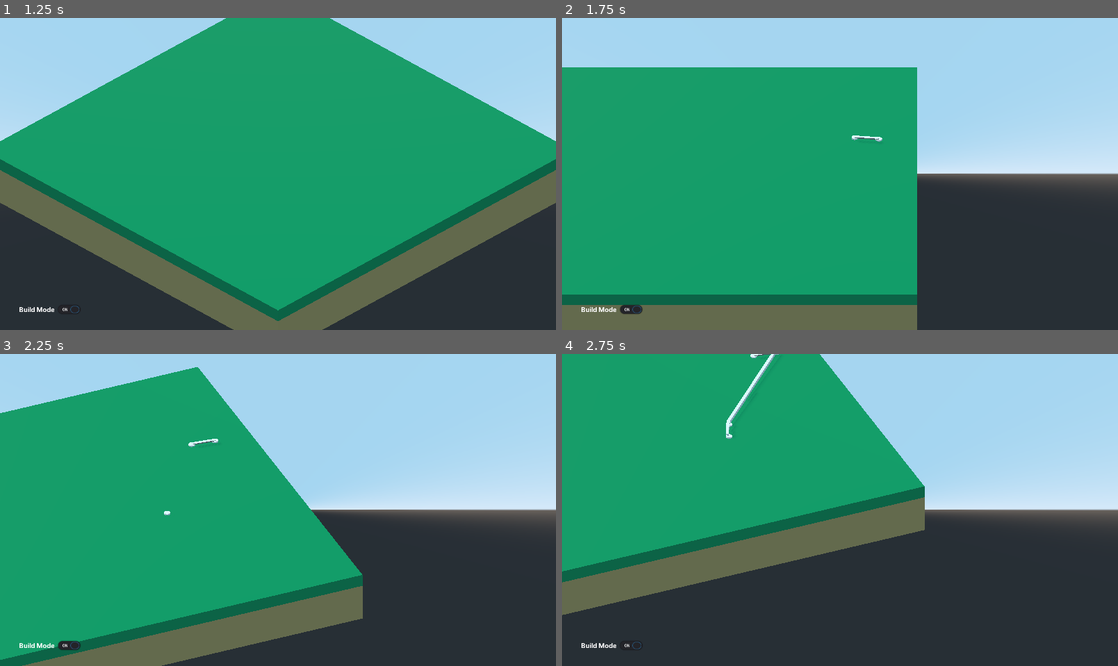
Above: before the commit, frames 1-4 (two rows, left to right).
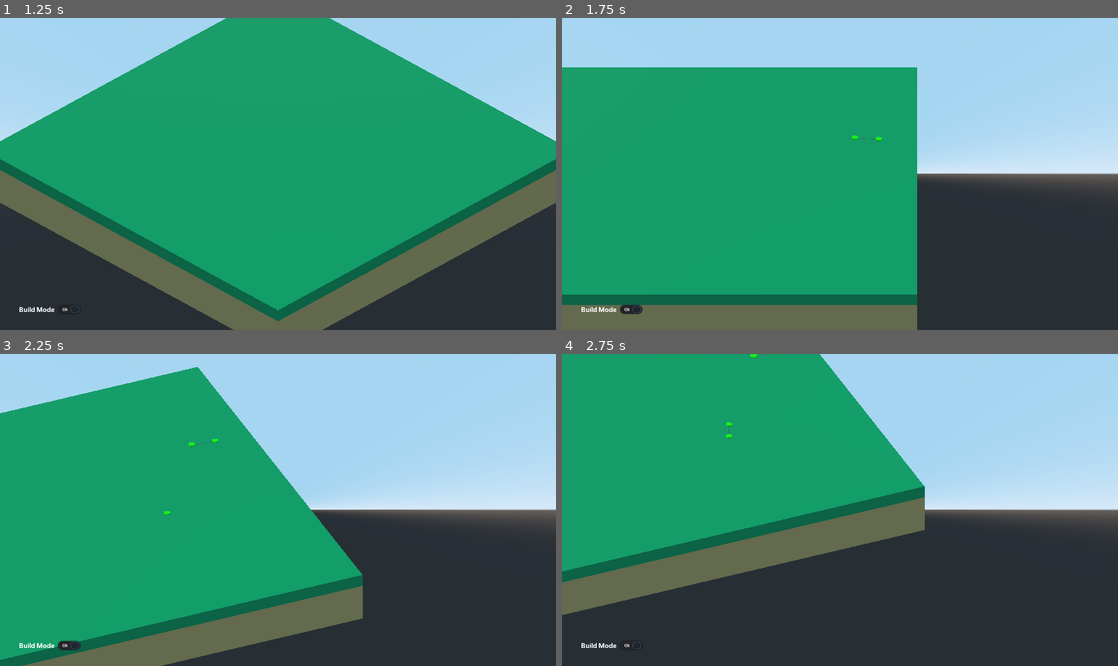
Above: after the commit, the same moments.

Repository: fmaclen/citynista
Game: Godot game, scene res://scenes/Main.tscn
Same seed, same stepped clock (60 frames per second), same inputs: the game is played once before the commit and once after it.
Inputs (mouse positions are in pixels of both pictures, inside the frame that each line leads up to):
- Up to frame 1 (1.25 s): click "Build Mode" at 0.5 s
- Up to frame 2 (1.75 s): tap Enter at 1.25 s; move the mouse to (962, 158) at 1.27 s; hold Right (ui_right) from 1.28 s (still down); hold Q (camera_rotate_left) from 1.28 s (still down); click (962, 158) at 1.42 s
- Up to frame 3 (2.25 s): move the mouse to (166, 525) at 2.02 s; release Right (ui_right) at 2.03 s; release Q (camera_rotate_left) at 2.03 s; hold Down (ui_down) from 2.03 s (still down); tap E (camera_rotate_right) at 2.1 s; click (166, 525) at 2.17 s
- Up to frame 4 (2.75 s): keep holding Down (ui_down)

Frame 1 is identical in both runs. In frame 2, less than 0.1% of the frame differs, in the area x 52-58%, y 37-40%; in frame 3, less than 0.1%; in frame 4, 0.3%, in the area x 29-39%, y 0-28%.

Commit message:
Fix creation of NetworkWays

Diff:
--- /dev/null
+++ b/assets/theme/ColorActive.tres
@@ -0,0 +1,4 @@
+[gd_resource type="SpatialMaterial" format=2]
+
+[resource]
+albedo_color = Color( 0.063425, 0.9375, 0.0975685, 1 )
--- /dev/null
+++ b/assets/theme/ColorDefault.tres
@@ -0,0 +1,4 @@
+[gd_resource type="SpatialMaterial" format=2]
+
+[resource]
+albedo_color = Color( 0.941176, 0.784314, 0.380392, 1 )
--- a/scenes/NetworkNode.tscn
+++ b/scenes/NetworkNode.tscn
@@ -1,13 +1,12 @@
 [gd_scene load_steps=5 format=2]
 
 [ext_resource path="res://scripts/NetworkNode.gd" type="Script" id=1]
+[ext_resource path="res://assets/theme/ColorActive.tres" type="Material" id=2]
 
 [sub_resource type="CylinderMesh" id=1]
 top_radius = 0.25
 bottom_radius = 0.25
 height = 0.1
-
-[sub_resource type="SpatialMaterial" id=4]
 
 [sub_resource type="BoxShape" id=3]
 extents = Vector3( 1, 0.05, 1 )
@@ -18,7 +17,7 @@
 [node name="Puck" type="MeshInstance" parent="."]
 transform = Transform( 1, 0, 0, 0, 1, 0, 0, 0, 1, 0, 0.05, 0 )
 mesh = SubResource( 1 )
-material/0 = SubResource( 4 )
+material/0 = ExtResource( 2 )
 
 [node name="CollisionShape" type="CollisionShape" parent="."]
 transform = Transform( 1, 0, 0, 0, 1, 0, 0, 0, 1, 0, 0.05, 0 )
--- a/scenes/NetworkWay.tscn
+++ b/scenes/NetworkWay.tscn
@@ -14,15 +14,4 @@
 [node name="Path" type="Path" parent="."]
 curve = SubResource( 1 )
 
-[node name="Surface" type="CSGPolygon" parent="Path"]
-polygon = PoolVector2Array( 0, 0, 0, 0.25, 0.25, 0.25, 0.01, 0 )
-mode = 2
-path_node = NodePath("..")
-path_interval_type = 0
-path_interval = 1.0
-path_simplify_angle = 0.0
-path_rotation = 2
-path_local = false
-path_continuous_u = true
-path_u_distance = 1.0
-path_joined = false
+[node name="Draw3D" type="ImmediateGeometry" parent="."]
--- a/scripts/MainMap.gd
+++ b/scripts/MainMap.gd
@@ -5,10 +5,11 @@
 onready var network_nodes: Node = network.get_child(0)
 onready var network_ways: Node = network.get_child(1)
 
-const network_node_scene: Resource = preload("res://scenes/NetworkNode.tscn")
-const network_way_scene: Resource = preload("res://scenes/NetworkWay.tscn")
+const network_node_scene: PackedScene = preload("res://scenes/NetworkNode.tscn")
+const network_way_scene: PackedScene = preload("res://scenes/NetworkWay.tscn")
 
 var is_building_mode: bool = false
+var staged_network_way: Spatial
 var network_node_origin: Area
 var network_node_destination: Area
 
@@ -23,19 +24,25 @@
 func _on_Map_input_event(_camera, event, click_position, _click_normal, _shape_idx):
 	if is_building_mode:
 		if network_node_origin == null:
-			add_new_staged_network_node(click_position)
+			add_network_node_origin(click_position)
 
 		elif network_node_origin.is_staged:
 			move_network_node(network_node_origin, click_position)
+
 			if event is InputEventMouseButton and event.button_index == BUTTON_LEFT:
 				commit_network_node(network_node_origin, click_position)
+				add_network_node_destination(click_position)
+				add_network_way()
 
 		elif network_node_destination.is_staged:
 			move_network_node(network_node_destination, click_position)
+			move_network_way()
+
 			if event is InputEventMouseButton and event.button_index == BUTTON_LEFT:
-				commit_network_node(network_node_destination, click_position)
-				add_new_network_way(network_node_origin, network_node_destination)
-				reset_network_node_positions()
+				if is_click_debounced(click_position):
+					commit_network_node(network_node_destination, click_position)
+					commit_network_way()
+					reset_network_node_positions()
 
 
 func move_network_node(node: Area, position: Vector3):
@@ -46,19 +53,20 @@
 	if is_click_debounced(position):
 		node.transform.origin = position
 		node.is_staged = false
-		add_new_staged_network_node(position)
 
 
-func add_new_staged_network_node(position):
-	var network_node = network_node_scene.instance()
-	network_node.transform.origin = position
-	network_node.is_staged = true
-	network_nodes.add_child(network_node)
+func add_network_node_origin(position):
+	network_node_origin = network_node_scene.instance()
+	network_node_origin.transform.origin = position
+	network_node_origin.is_staged = true
+	network_nodes.add_child(network_node_origin)
 
-	if network_node_origin == null:
-		network_node_origin = get_last_network_node()
-	else:
-		network_node_destination = get_last_network_node()
+
+func add_network_node_destination(position):
+	network_node_destination = network_node_scene.instance()
+	network_node_destination.transform.origin = position
+	network_node_destination.is_staged = true
+	network_nodes.add_child(network_node_destination)
 
 
 func remove_staged_network_node():
@@ -77,11 +85,20 @@
 	return network_nodes.get_child(network_nodes.get_child_count() - 1)
 
 
-func add_new_network_way(origin: Area, destination: Area):
-	var network_way = network_way_scene.instance()
-	network_way.add_network_node(origin.get_instance_id())
-	network_way.add_network_node(destination.get_instance_id())
-	network_ways.add_child(network_way)
+func add_network_way():
+	staged_network_way = network_way_scene.instance()
+	staged_network_way.add_network_node(network_node_origin.get_instance_id())
+	staged_network_way.add_network_node(network_node_destination.get_instance_id())
+	network_ways.add_child(staged_network_way)
+
+
+func move_network_way():
+	staged_network_way.update_destination_node(network_node_destination.get_instance_id())
+
+
+func commit_network_way():
+	staged_network_way.is_staged = false
+	staged_network_way = null
 
 
 func is_click_debounced(clicked_position):
--- a/scripts/NetworkNode.gd
+++ b/scripts/NetworkNode.gd
@@ -2,6 +2,8 @@
 
 
 var is_staged: bool = true
+const material_default: SpatialMaterial = preload("res://assets/theme/ColorDefault.tres")
+const material_active: SpatialMaterial = preload("res://assets/theme/ColorActive.tres")
 
 
 func _process(_delta):
@@ -12,8 +14,8 @@
 
 
 func _on_NetworkNode_mouse_entered():
-	$Puck.transform.origin.y = $Puck.transform.origin.y + 0.25
+	$Puck.set_surface_material(0, material_active)
 
 
 func _on_NetworkNode_mouse_exited():
-	$Puck.transform.origin.y = $Puck.transform.origin.y - 0.25
+	$Puck.set_surface_material(0, material_default)
--- a/scripts/NetworkWay.gd
+++ b/scripts/NetworkWay.gd
@@ -2,6 +2,12 @@
 
 
 var network_node_ids: PoolIntArray
+var is_staged: bool = true
+
+
+func update_destination_node(id: int):
+	network_node_ids.remove(network_node_ids.size() - 1)
+	add_network_node(id)
 
 
 func add_network_node(id: int):
@@ -10,6 +16,20 @@
 
 
 func _update():
-	for i in network_node_ids:
-		$Path.curve.add_point(instance_from_id(i).transform.origin)
-		# print($Pathz.curve.get_baked_points())
+	if network_node_ids.size() != 2:
+		return
+
+	var debug_line = $Draw3D
+	var waypoints: PoolVector3Array = []
+
+	for id in network_node_ids:
+		waypoints.append(instance_from_id(id).transform.origin)
+
+	debug_line.clear()
+	debug_line.begin(Mesh.PRIMITIVE_LINE_STRIP)
+
+	for waypoint in waypoints:
+		$Path.curve.add_point(waypoint)
+		debug_line.add_vertex(waypoint)
+
+	debug_line.end()
